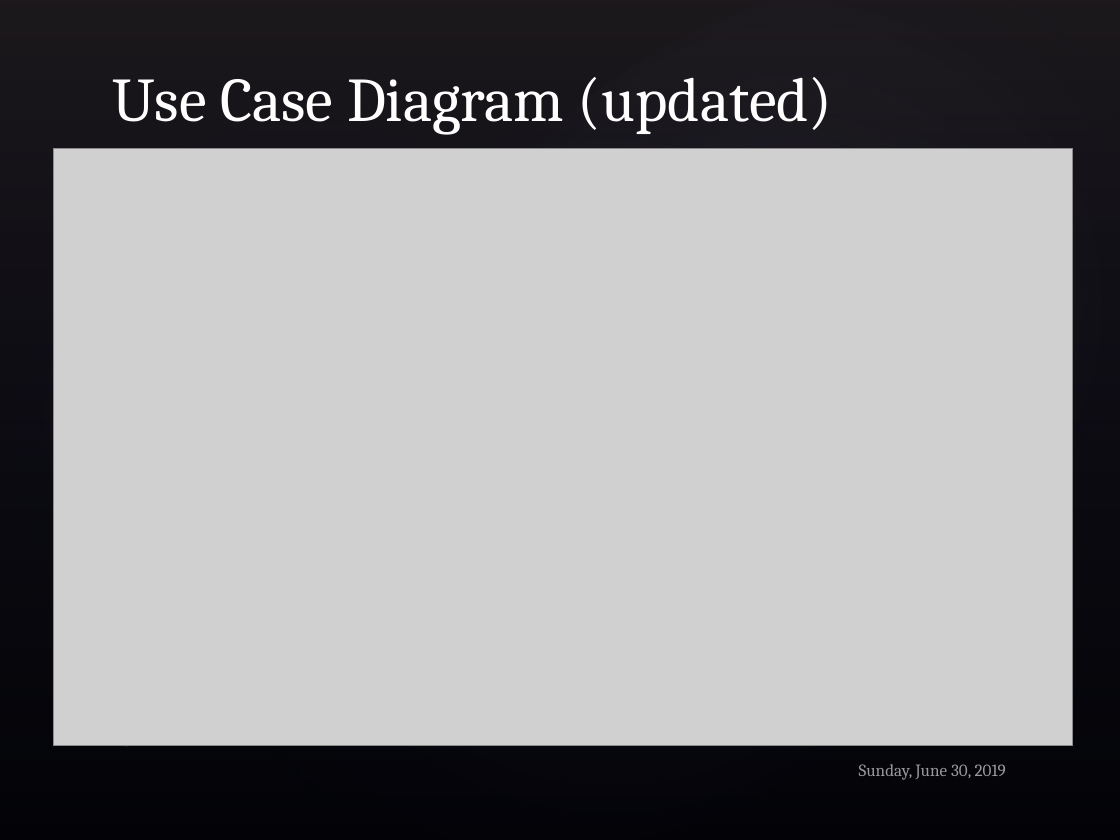
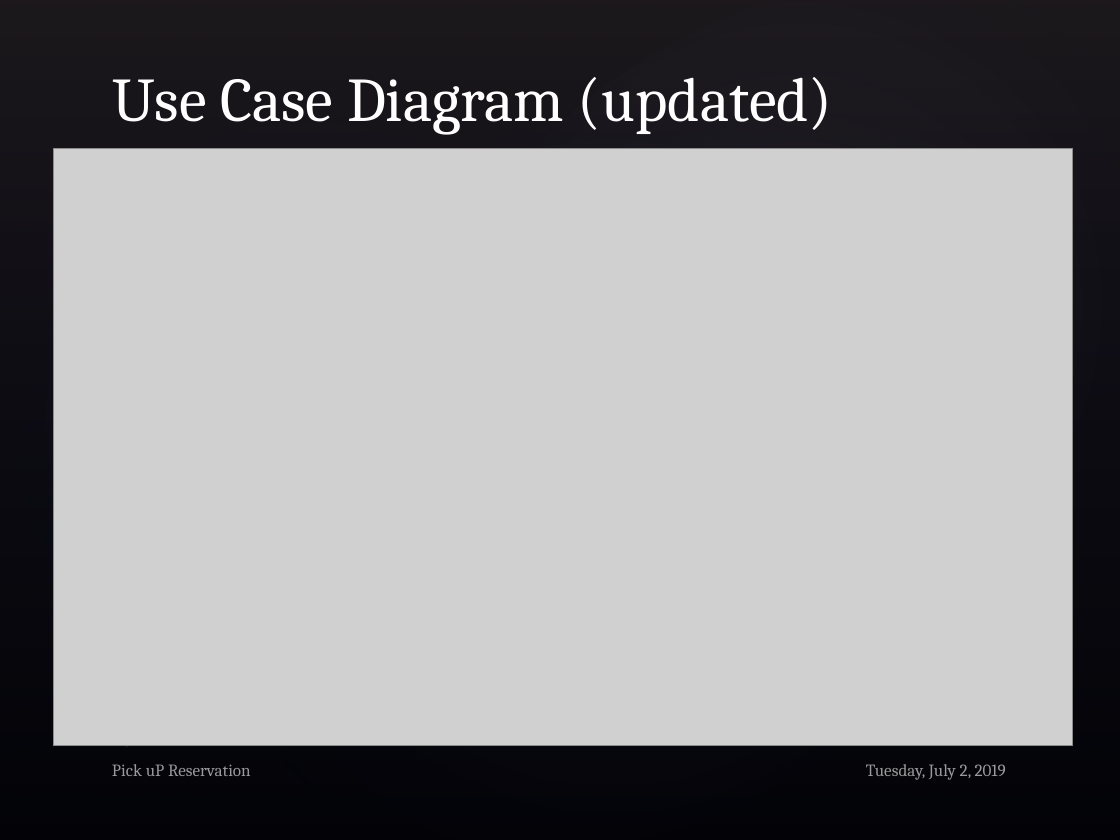
Before and after one commit to iv1660yg/MSU-ICS-370, a slide deck: slide 16 of Project_Elaboration_1.pptx. Drawn at 1120x840 pixels with LibreOffice and Linux fonts; fonts in the diff are those of the drawing; grey boxes stand for pictures; background and template pictures are left out. Boxes give left, top, right and bottom in pixels: in the first picture for what was removed or moved away, otherwise in the second. Text is boxed around its words. In the diff, an @@ line names an element or a change of style, - is before the commit and + after.

```diff
--- a/Project_Elaboration_1.pptx
+++ b/Project_Elaboration_1.pptx
@@ text added at <box>112,764,251,776</box>, 11 pt, text #FFFFFF at 60% opacity @@
+Pick uP Reservation
@@ text at <box>866,764,1006,780</box>: text changed @@
-Sunday, June 30, 2019
+Tuesday, July 2, 2019
```
Also in this commit, not shown: 7 other slides changed.
